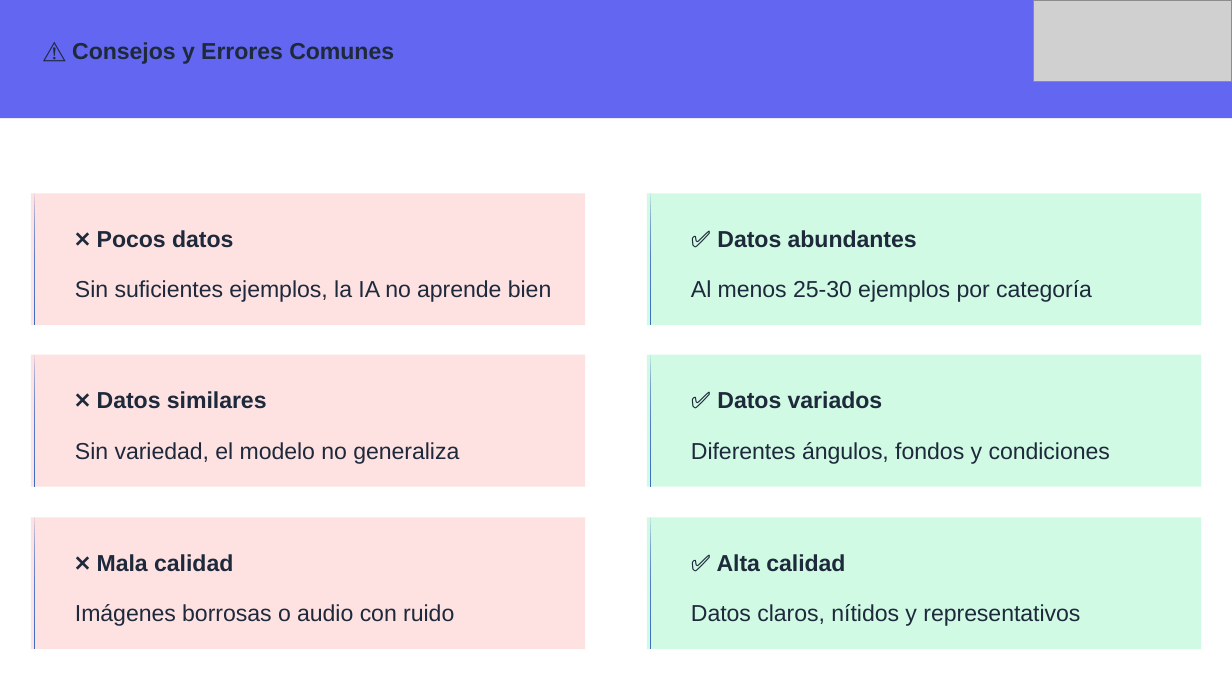
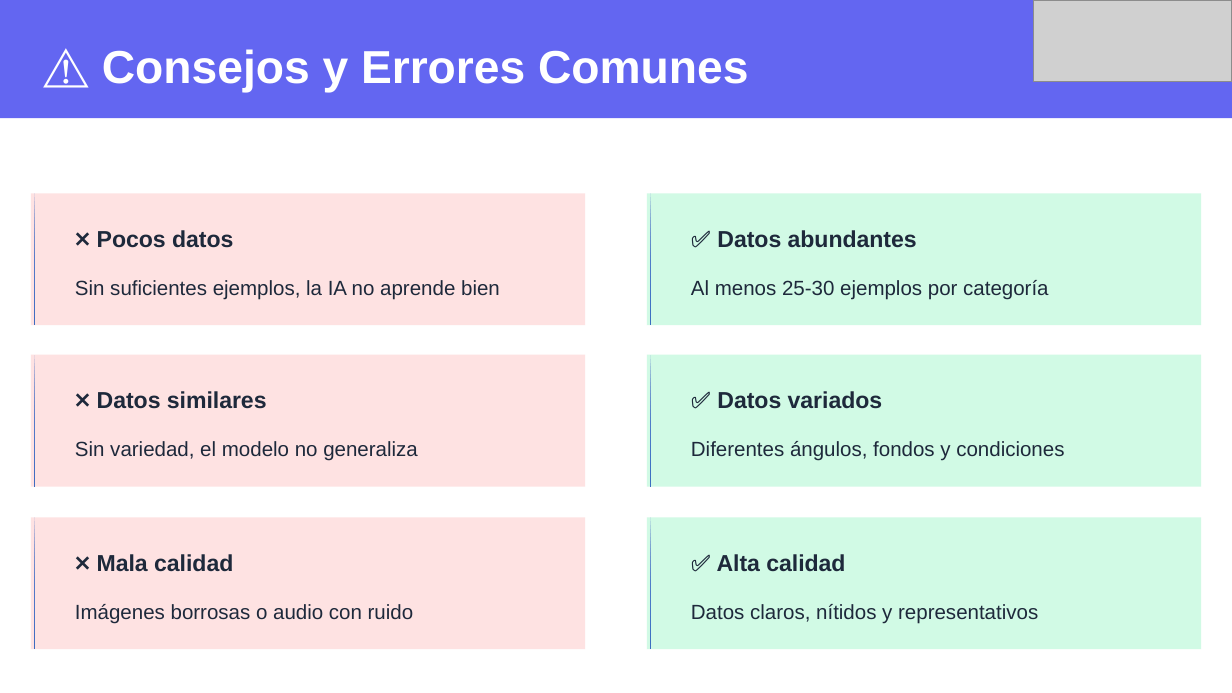
Before and after one commit to wallparianalytics/MentesDigitales, a slide deck: slide 10 of Sesión 6.pptx. Drawn at 1232x693 pixels with LibreOffice and Linux fonts; fonts in the diff are those of the drawing; grey boxes stand for pictures. Boxes give left, top, right and bottom in pixels: in the first picture for what was removed or moved away, otherwise in the second. Text is boxed around its words. In the diff, an @@ line names an element or a change of style, - is before the commit and + after.

```diff
--- a/Sesión 6.pptx
+++ b/Sesión 6.pptx
@@ text "⚠️ Consejos y Errores Comunes" at bbox=[102, 49, 748, 92]: size 13.5 to 27 pt, text colour #1E293B to #FFFFFF @@
@@ size 13.5 to 12 pt in 6 elements at bbox=[75, 280, 500, 300], bbox=[691, 280, 1048, 300], bbox=[75, 441, 418, 461], bbox=[691, 441, 1064, 461], bbox=[75, 604, 414, 624], bbox=[691, 604, 1038, 624] @@
```
Also in this commit, not shown: 9 other slides changed, 1 other file.
